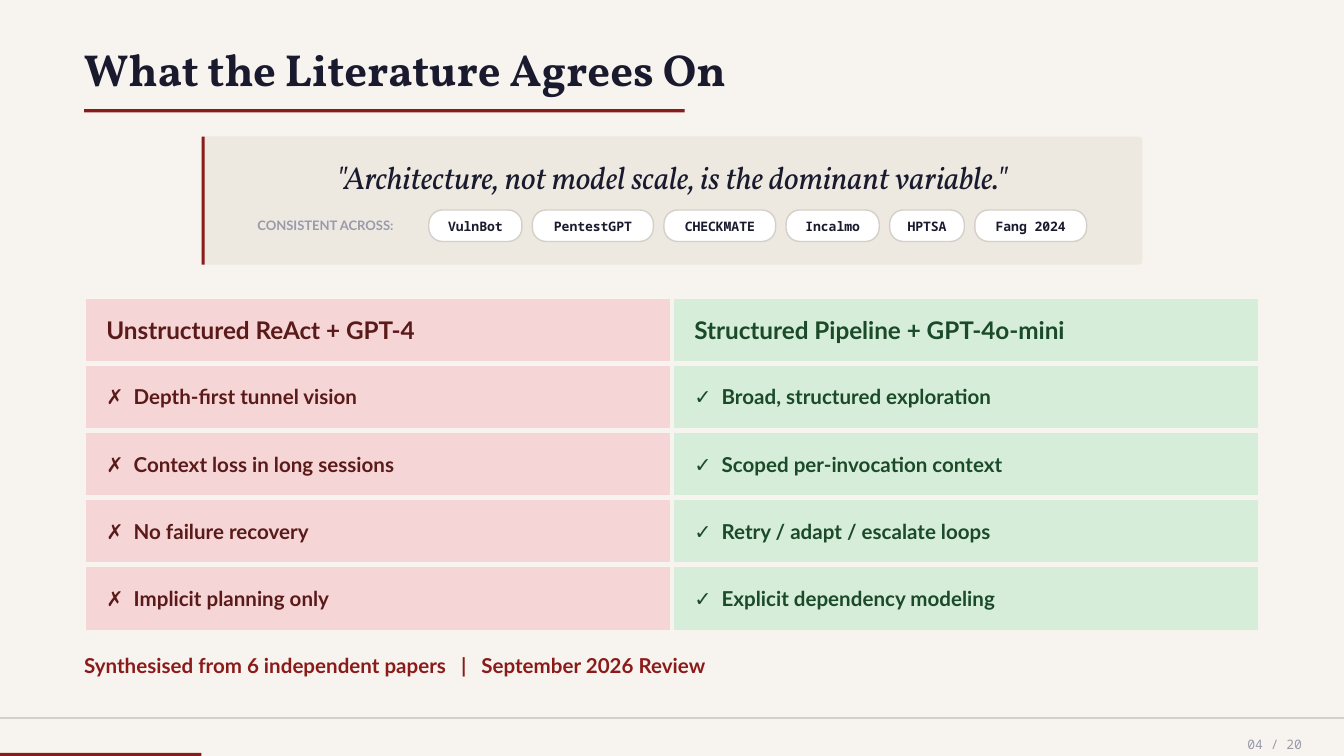
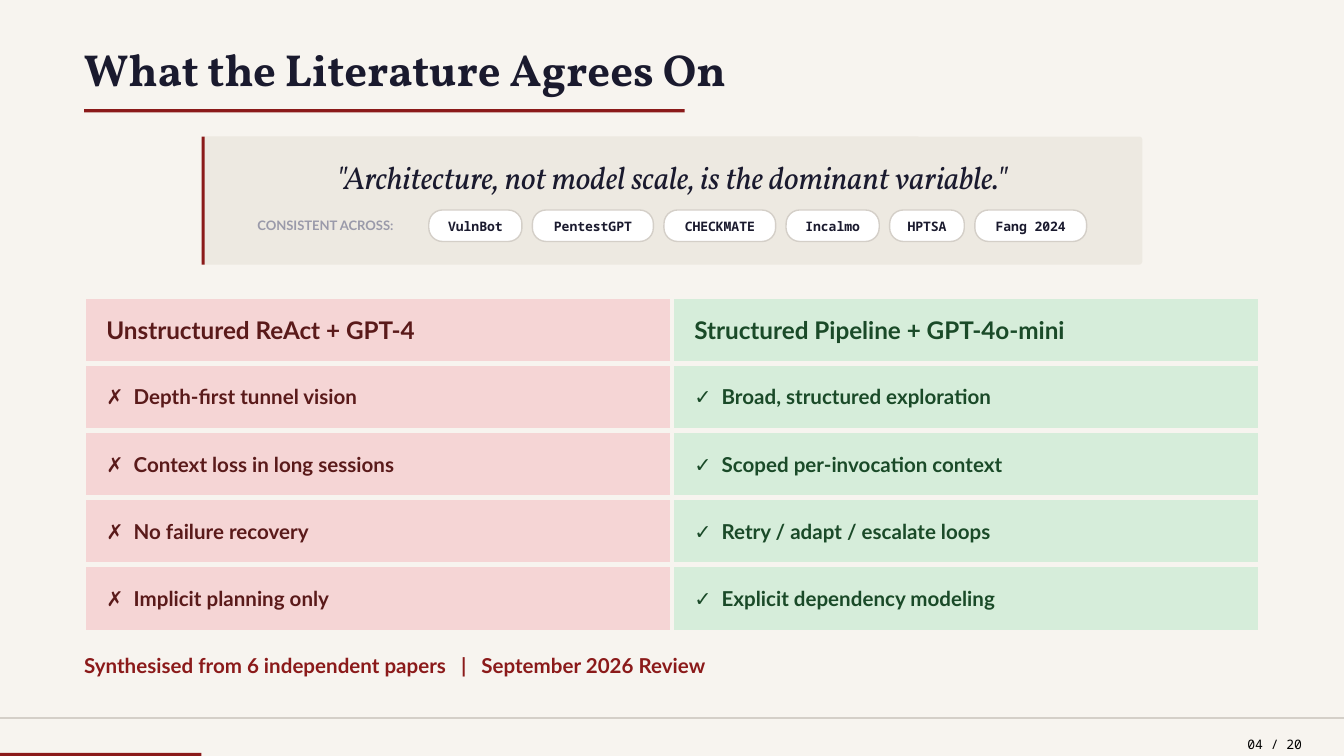
Before and after one commit to nishan-paul-hello/cmatrix-agentic-red-team, a slide deck: slide 4 of docs/presentation/files/CSE-810-PRESENTATION-INCEPTION.pptx. Drawn at 1344x756 pixels with LibreOffice and Linux fonts; fonts in the diff are those of the drawing. Boxes give left, top, right and bottom in pixels: in the first picture for what was removed or moved away, otherwise in the second. Text is boxed around its words. In the diff, an @@ line names an element or a change of style, - is before the commit and + after.

```diff
--- a/docs/presentation/files/CSE-810-PRESENTATION-INCEPTION.pptx
+++ b/docs/presentation/files/CSE-810-PRESENTATION-INCEPTION.pptx
@@ text "04 / 20" at [1247,739,1302,749]: text colour #9A9AAA to #000000 @@
```
Also in this commit, not shown: 6 other slides changed, 6 slides added, 1 other file.
